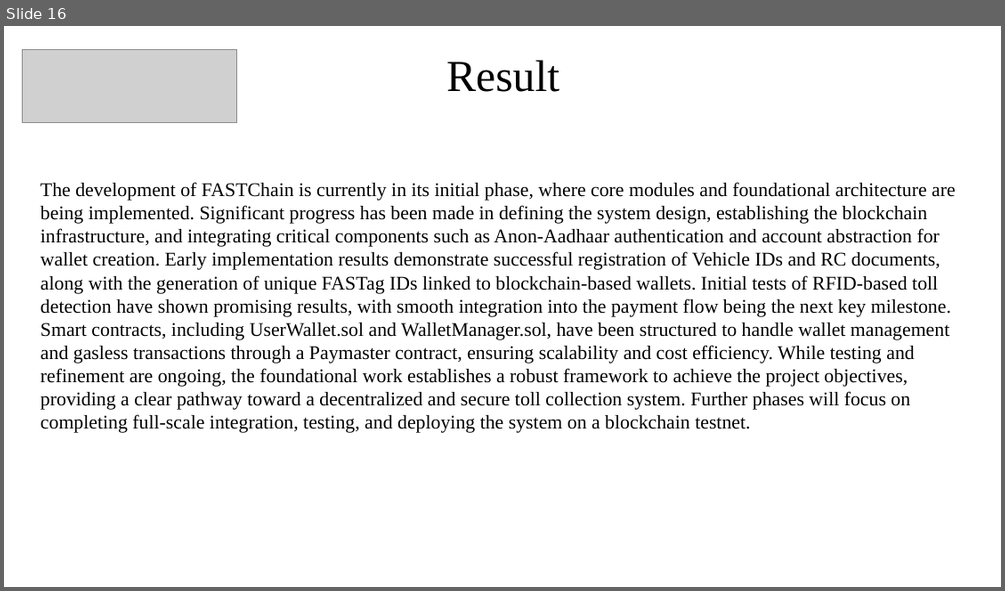
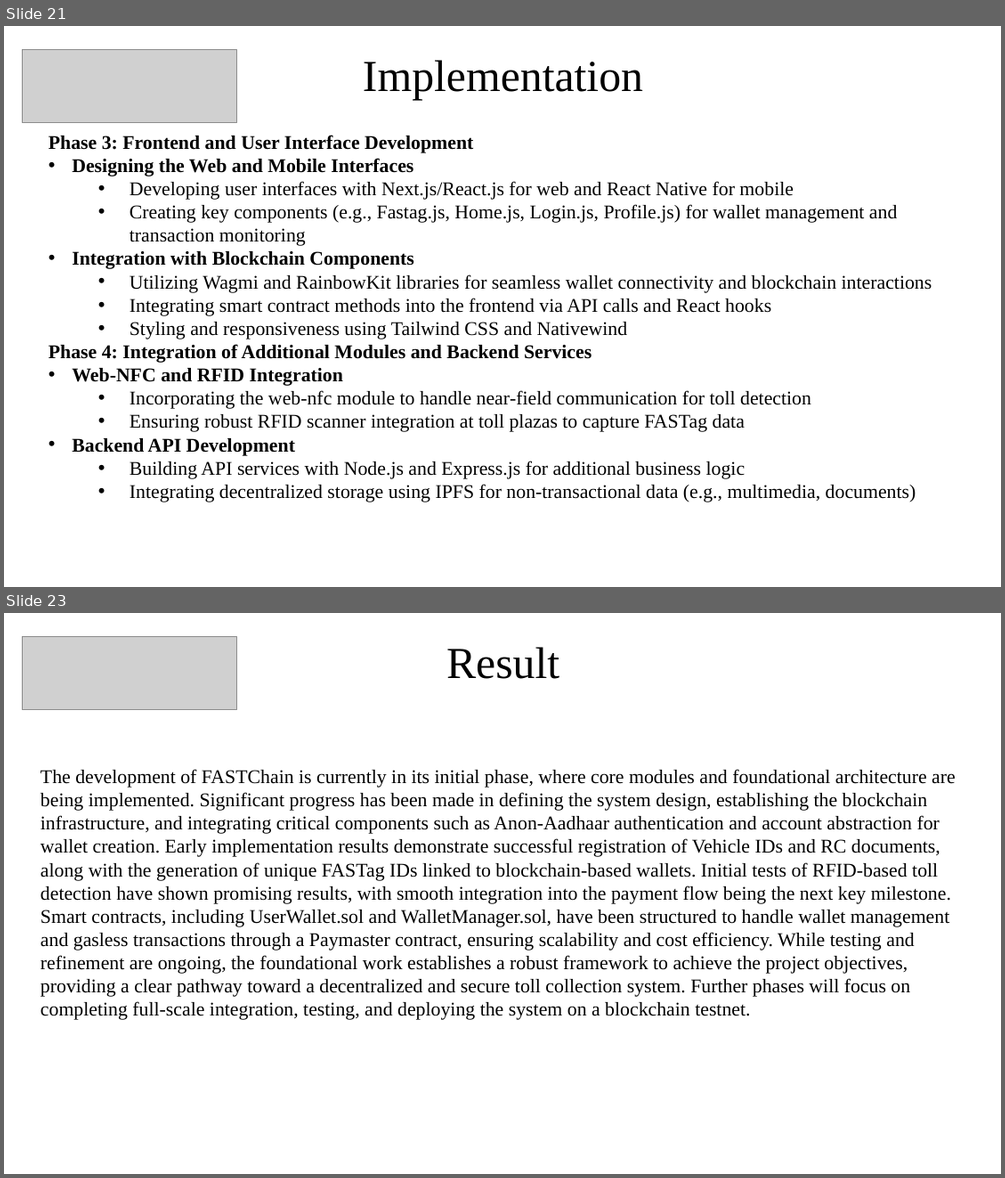
Before and after one commit to Rekklessss/fastchain, a slide deck: Docs/FASTChain-PPT-Review-1.pptx. Shown one above the other, each under a label of ours: slide 16 before the commit, slides 21 and 23 after it; the slides between them are not shown. The pictures are 1005x591 and 1005x1178 pixels, drawn with LibreOffice and Linux fonts; fonts in the diff are those of the drawing; grey boxes stand for pictures. Boxes give left, top, right and bottom in pixels: in the first picture for what was removed or moved away, otherwise in the second. Text is boxed around its words. In the diff, an @@ line names an element or a change of style, - is before the commit and + after.

```diff
--- a/Docs/FASTChain-PPT-Review-1.pptx
+++ b/Docs/FASTChain-PPT-Review-1.pptx
@@ slide 21 added at [4, 26, 1001, 587], background #FFFFFF @@
@@ picture added at [23, 50, 237, 123] @@
@@ title added at [363, 60, 643, 100], 32 pt, text #000000 @@
+Implementation
@@ text added at [48, 135, 932, 502], 14 pt, text #000000 @@
+Phase 3: Frontend and User Interface Development
+• Designing the Web and Mobile Interfaces
+  • Developing user interfaces with Next.js/React.js for web and React Native for mobile
+  • Creating key components (e.g., Fastag.js, Home.js, Login.js, Profile.js) for wallet management and transaction monitoring
+• Integration with Blockchain Components
+  • Utilizing Wagmi and RainbowKit libraries for seamless wallet connectivity and blockchain interactions
+  • Integrating smart contract methods into the frontend via API calls and React hooks
+  • Styling and responsiveness using Tailwind CSS and Nativewind
+Phase 4: Integration of Additional Modules and Backend Services
+• Web-NFC and RFID Integration
+  • Incorporating the web‑nfc module to handle near‑field communication for toll detection
+  • Ensuring robust RFID scanner integration at toll plazas to capture FASTag data
+• Backend API Development
+  • Building API services with Node.js and Express.js for additional business logic
+  • Integrating decentralized storage using IPFS for non‑transactional data (e.g., multimedia, documents)
@@ what was slide 16 is now slide 23 @@
```
Also in this commit, not shown: 1 slide changed, 6 other slides added, 3 other files.
